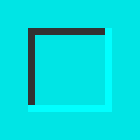
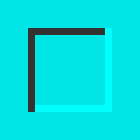
The second 140px x 140px image is a revision of the first. Changes to its layers:
painted on "mino" over <box>28,105,35,112</box>
